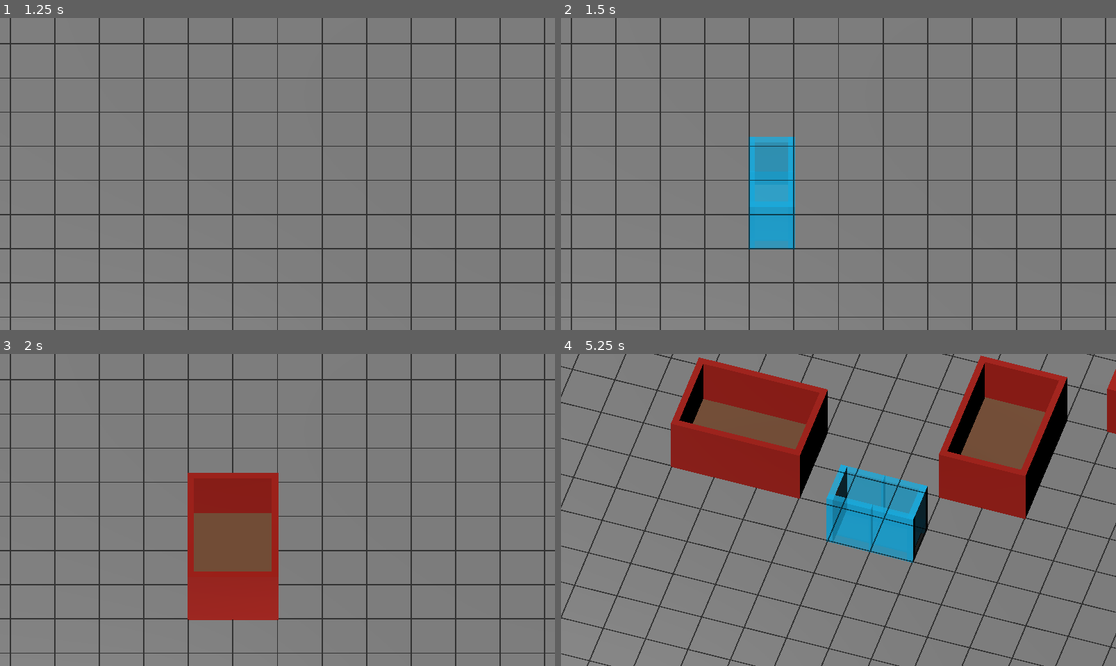
Above: before the commit, frames 1-4 (two rows, left to right).
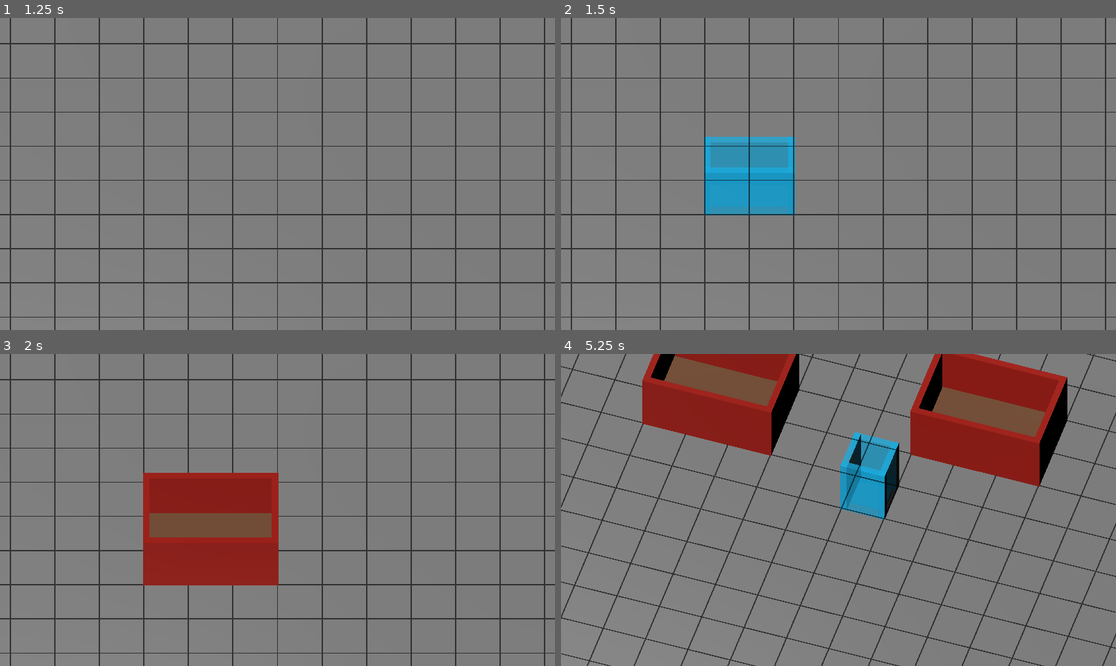
Above: after the commit, the same moments.

Repository: Jackrabbitor/adventure-guild-game
Game: Godot game, scene res://Scenes/main.tscn
Same seed, same stepped clock (60 frames per second), same inputs: the game is played once before the commit and once after it.
Inputs (mouse positions are in pixels of both pictures, inside the frame that each line leads up to):
- Up to frame 1 (1.25 s): tap Enter at 0.5 s; move the mouse to (399, 158) at 0.52 s; click (399, 158) at 0.6 s; tap B (toggle_build_mode) at 0.8 s
- Up to frame 2 (1.5 s): tap Space at 1.25 s; drag from (727, 189) to (810, 236) at 1.27 s
- Up to frame 3 (2 s): no input
- Up to frame 4 (5.25 s): move the mouse to (894, 441) at 2.02 s; hold S (camera_backward) 2.03-2.75 s; click (894, 441) at 2.17 s; tap B (toggle_build_mode) at 2.3, 3.8 s; drag from (810, 572) to (672, 463) at 2.77 s; tap Enter at 3.5 s; move the mouse to (1005, 556) at 3.52 s; hold A (camera_left) 3.53-4.25 s; click (1005, 556) at 3.67 s; drag from (672, 463) to (755, 432) at 4.27 s; move the mouse to (866, 510) at 5.02 s; hold Q (camera_rotate_left) from 5.03 s (still down); click (866, 510) at 5.17 s

Frame 1 is identical in both runs. In frame 2, 3.1% of the frame differs, in the area x 25-43%, y 38-75%; in frame 3, 6.3%; in frame 4, 22%, in the area x 14-100%, y 0-68%.

Commit message:
Did some commenting

Diff:
--- a/scripts/build_mode_manager.gd
+++ b/scripts/build_mode_manager.gd
@@ -1,16 +1,27 @@
 class_name BuildModeManager
 extends Node
 
+# Tracks whether the player is currently in build mode.
+
+# The grid that appears when build mode is active.
 @export var build_grid_visual: Node3D
 
+# Starts off
 var build_mode_enabled: bool = false
 
+
+# Toggles
 func _process(_delta: float) -> void:
 	if Input.is_action_just_pressed("toggle_build_mode"):
 		build_mode_enabled = not build_mode_enabled
+
+		# The grid should only be visible while build mode is active.
 		if build_grid_visual != null:
 			build_grid_visual.visible = build_mode_enabled
+
 		print("Build Mode Is ", build_mode_enabled)
 
+
+# Other scripts use this instead of directly checking the variable.
 func is_build_mode_enabled() -> bool:
 	return build_mode_enabled
--- a/scripts/build_preview_manager.gd
+++ b/scripts/build_preview_manager.gd
@@ -1,21 +1,33 @@
 class_name BuildPreviewManager
 extends Node
 
-@export var preview_floor_scene:PackedScene
-@export var preview_wall_scene:PackedScene
-@export var preview_corner_scene:PackedScene
+# Handles the temporary hologram preview while the player is dragging out a room.
+
+# Preview scenes assigned in the Inspector.
+@export var preview_floor_scene: PackedScene
+@export var preview_wall_scene: PackedScene
+@export var preview_corner_scene: PackedScene
+
+# GridManager used for all placement math
 @export var grid_manager: GridManager
 
-var preview_nodes: Array[Node3D]= []
+# Stores every preview piece spawned
+var preview_nodes: Array[Node3D] = []
 
+
+# Clears all current hologram preview pieces.
 func clear_preview() -> void:
 	for node in preview_nodes:
 		node.queue_free()
+
 	preview_nodes.clear()
 
+
+# Spawns temporary preview floor at a grid cell.
 func spawn_preview_floor(grid_position: Vector2i) -> void:
 	if preview_floor_scene == null:
 		return
+
 	if grid_manager == null:
 		return
 
@@ -25,32 +37,43 @@
 	add_child(preview_floor)
 	preview_nodes.append(preview_floor)
 
+
+# Spawns temporary preview wall at a grud cell
 func spawn_preview_wall(grid_position: Vector2i, direction: GridManager.WallDirection) -> void:
 	if preview_wall_scene == null:
 		return
+
 	if grid_manager == null:
 		return
 
 	var preview_wall: Node3D = preview_wall_scene.instantiate()
 	preview_wall.position = grid_manager.get_wall_world_position(grid_position, direction)
 	preview_wall.rotation_degrees.y = grid_manager.get_wall_y_rotation(direction)
+
+	# Match the real wall overlap so the preview corners line up with the final build.
 	preview_wall.scale.z = (grid_manager.cell_size + grid_manager.wall_end_overlap) / grid_manager.cell_size
 
 	add_child(preview_wall)
 	preview_nodes.append(preview_wall)
 
 
+# Kept for future corner/post previews.
 func spawn_preview_corner(corner_position: Vector2i) -> void:
 	if preview_corner_scene == null:
 		return
+
 	if grid_manager == null:
 		return
+
 	var preview_corner: Node3D = preview_corner_scene.instantiate()
 	preview_corner.position = grid_manager.get_corner_world_position(corner_position)
 
 	add_child(preview_corner)
 	preview_nodes.append(preview_corner)
 
+
+# Redraws the full room preview from drag start to the current mouse cell.
+# It uses GridManager's room layout.
 func show_room_preview(start: Vector2i, end: Vector2i) -> void:
 	if grid_manager == null:
 		return
@@ -65,6 +88,7 @@
 	for wall_data in layout["walls"]:
 		spawn_preview_wall(wall_data["cell"], wall_data["direction"])
 
-# Indoor room preview does not currently show visible corner posts.
+	# Indoor room preview does not currently show visible corner posts.
+	# Corner layout logic stays in GridManager for future outdoor/structure tools.
 	# for corner_position in layout["corners"]:
 	# 	spawn_preview_corner(corner_position)
--- a/scripts/grid_manager.gd
+++ b/scripts/grid_manager.gd
@@ -1,5 +1,10 @@
 class_name GridManager
 extends Node
+
+# GridManager controls the construction grid.
+# It takes world pos and turns into cell info, then uses that
+# to do the math from placements of the building components (though building is done in build_tool.
+# If something needs to know where something goes that logic is here
 
 enum FloorType {
 	NONE,
@@ -13,30 +18,47 @@
 	WEST
 }
 
+# Core grid/building settings.
+# cell_size is how large one build tile is in world units.
 @export_range(0.01, 64.0, 0.01, "or_greater") var cell_size: float = 2.0
+
+# Wall settings.
+# How thick the wall mesh is from outside face to inside face.
 @export var wall_thickness: float = 0.15
+# Extra push inward so the wall sits safely inside the room boundary instead of poking over the grid line.
 @export var wall_inset_padding: float = 0.03
+# Slightly lengthens wall pieces so the ends overlap at corners and do not leave little gaps.
 @export var wall_end_overlap: float = 0.08
+
+# Scenes assigned in the Inspector.
 @export var floor_scene: PackedScene
 @export var wall_scene: PackedScene
 @export var corner_scene: PackedScene
+
+# The visual shader grid.
 @export var build_grid_plane: MeshInstance3D
 
+# Tracks placed floors.
+# floor_types stores the logic, floor_nodes stores the spawned scene nodes.
 var floor_types: Dictionary = {}
 var floor_nodes: Dictionary = {}
 
+# Tracks placed walls and corners.
+# same as floors
 var wall_nodes: Dictionary = {}
 var corner_nodes: Dictionary = {}
 
-
+#builds the grid at launch
 func _ready() -> void:
 	sync_build_grid_shader()
 
 
+# Helper for calcing half-cell so not doing over and over.
 func half_cell() -> float:
 	return cell_size * 0.5
 
 
+# Converts a grid cell into the world position at the center of that cell.
 func cell_center_world(grid_position: Vector2i) -> Vector3:
 	return Vector3(
 		(grid_position.x + 0.5) * cell_size,
@@ -45,17 +67,21 @@
 	)
 
 
+# Older/simple name for cell-center conversion.
+# Other scripts can call this without needing to know the math.
 func grid_to_world(grid_position: Vector2i) -> Vector3:
 	return cell_center_world(grid_position)
 
 
+# Converts a world position back into a grid cell.
 func world_to_grid(world_position: Vector3) -> Vector2i:
 	return Vector2i(
-		roundi(world_position.x / cell_size),
-		roundi(world_position.z / cell_size)
+		floori(world_position.x / cell_size),
+		floori(world_position.z / cell_size)
 	)
 
 
+# Keeps the shader grid using the same cell size as the construction system.
 func sync_build_grid_shader() -> void:
 	if build_grid_plane == null:
 		return
@@ -66,6 +92,7 @@
 		material.set_shader_parameter("cell_size", cell_size)
 
 
+# Places or replaces a real floor tile at this grid cell.
 func set_floor(grid_position: Vector2i) -> void:
 	if floor_scene == null:
 		return
@@ -83,10 +110,12 @@
 	floor_nodes[grid_position] = new_floor
 
 
+# creates one unique dictionary key.
 func get_wall_key(grid_position: Vector2i, direction: WallDirection) -> String:
 	return str(grid_position.x) + "," + str(grid_position.y) + "," + str(direction)
 
 
+# Places or replaces a wall segment on one edge of a grid cell.
 func set_wall(grid_position: Vector2i, direction: WallDirection) -> void:
 	if wall_scene == null:
 		return
@@ -100,12 +129,15 @@
 	var new_wall: Node3D = wall_scene.instantiate()
 	new_wall.position = get_wall_world_position(grid_position, direction)
 	new_wall.rotation_degrees.y = get_wall_y_rotation(direction)
+
+	# Slightly lengthen the wall so corners overlap cleanly.
 	new_wall.scale.z = (cell_size + wall_end_overlap) / cell_size
 
 	add_child(new_wall)
 	wall_nodes[wall_key] = new_wall
 
 
+# Finds where a wall mesh should sit in world space then pushes inward to sit on inner face
 func get_wall_world_position(grid_position: Vector2i, direction: WallDirection) -> Vector3:
 	var x_min: float = grid_position.x * cell_size
 	var x_max: float = (grid_position.x + 1) * cell_size
@@ -130,6 +162,7 @@
 	return cell_center_world(grid_position)
 
 
+# Rotates the same wall scene so it can work for north/south and east/west walls.
 func get_wall_y_rotation(direction: WallDirection) -> float:
 	match direction:
 		WallDirection.NORTH, WallDirection.SOUTH:
@@ -140,10 +173,12 @@
 			return 0.0
 
 
+# Creates a unique dictionary key for corner positions.
 func get_corner_key(corner_position: Vector2i) -> String:
 	return str(corner_position.x) + "," + str(corner_position.y)
 
 
+# Places or replaces a real corner post.
 func set_corner(corner_position: Vector2i) -> void:
 	if corner_scene == null:
 		return
@@ -161,6 +196,7 @@
 	corner_nodes[corner_key] = new_corner
 
 
+# Converts a corner grid intersection into world space.
 func get_corner_world_position(corner_position: Vector2i) -> Vector3:
 	return Vector3(
 		corner_position.x * cell_size,
@@ -169,6 +205,7 @@
 	)
 
 
+# Gets the four outer corner intersections for a room.
 func get_room_corner_lattice_positions(min_cell: Vector2i, max_cell: Vector2i) -> Array[Vector2i]:
 	var corners: Array[Vector2i] = []
 
@@ -178,6 +215,11 @@
 	corners.append(Vector2i(max_cell.x + 1, max_cell.y + 1))
 
 	return corners
+
+
+# Builds the shared room layout.
+# This returns the floor cells, wall edges, and possible corner positions.
+# Used by preview too
 func get_room_layout(start: Vector2i, end: Vector2i) -> Dictionary:
 	var min_x: int = mini(start.x, end.x)
 	var max_x: int = maxi(start.x, end.x)
--- a/scripts/room_build_tool.gd
+++ b/scripts/room_build_tool.gd
@@ -1,22 +1,30 @@
 extends Node
 
+# Handles the player input for room building.
+# This script does not place objects directly; it asks GridManager and BuildPreviewManager.
+
+# Scene references assigned in the Inspector.
 @export var camera: Camera3D
 @export var grid_manager: GridManager
 @export var build_ground: StaticBody3D
 @export var build_preview_manager: BuildPreviewManager
 @export var build_mode_manager: BuildModeManager
 
+# Tracks the current click-and-drag build action.
 var is_dragging: bool = false
 var drag_start: Vector2i
 var drag_end: Vector2i
 
 
 func _process(_delta: float) -> void:
+	# Building allowed only when on
 	if build_mode_manager == null:
 		return
+
 	if not build_mode_manager.is_build_mode_enabled():
 		return
 
+	# Start building from the grid cell under the mouse.
 	if Input.is_action_just_pressed("left_click"):
 		var grid_position = get_mouse_grid_position()
 
@@ -25,12 +33,14 @@
 			is_dragging = true
 			print("Started drag at: ", drag_start)
 
+	# While dragging, keep updating the hologram preview.
 	if is_dragging:
 		var grid_position = get_mouse_grid_position()
 
 		if grid_position != null and build_preview_manager != null:
 			build_preview_manager.show_room_preview(drag_start, grid_position)
 
+	# When the mouse is released, clear the preview and build the real room.
 	if Input.is_action_just_released("left_click") and is_dragging:
 		var grid_position = get_mouse_grid_position()
 
@@ -45,6 +55,9 @@
 
 		is_dragging = false
 
+
+# Shoots a ray from the camera through the mouse position.
+# If it hits the build ground, we convert that world hit position into a grid cell.
 func get_mouse_grid_position():
 	if camera == null:
 		return null
@@ -85,6 +98,7 @@
 	return grid_manager.world_to_grid(hit_position)
 
 
+# Builds the final room using the shared room layout from GridManager.
 func build_room(start: Vector2i, end: Vector2i) -> void:
 	if grid_manager == null:
 		return
@@ -97,7 +111,7 @@
 	for wall_data in layout["walls"]:
 		grid_manager.set_wall(wall_data["cell"], wall_data["direction"])
 
-# Indoor rooms do not currently use visible corner posts.
-# Corner layout logic stays in GridManager for future outdoor/structure tools.
+	# Indoor rooms do not currently use visible corner posts.
+	# Corner layout logic stays in GridManager for future outdoor/structure tools.
 	# for corner_position in layout["corners"]:
 	# 	grid_manager.set_corner(corner_position)
